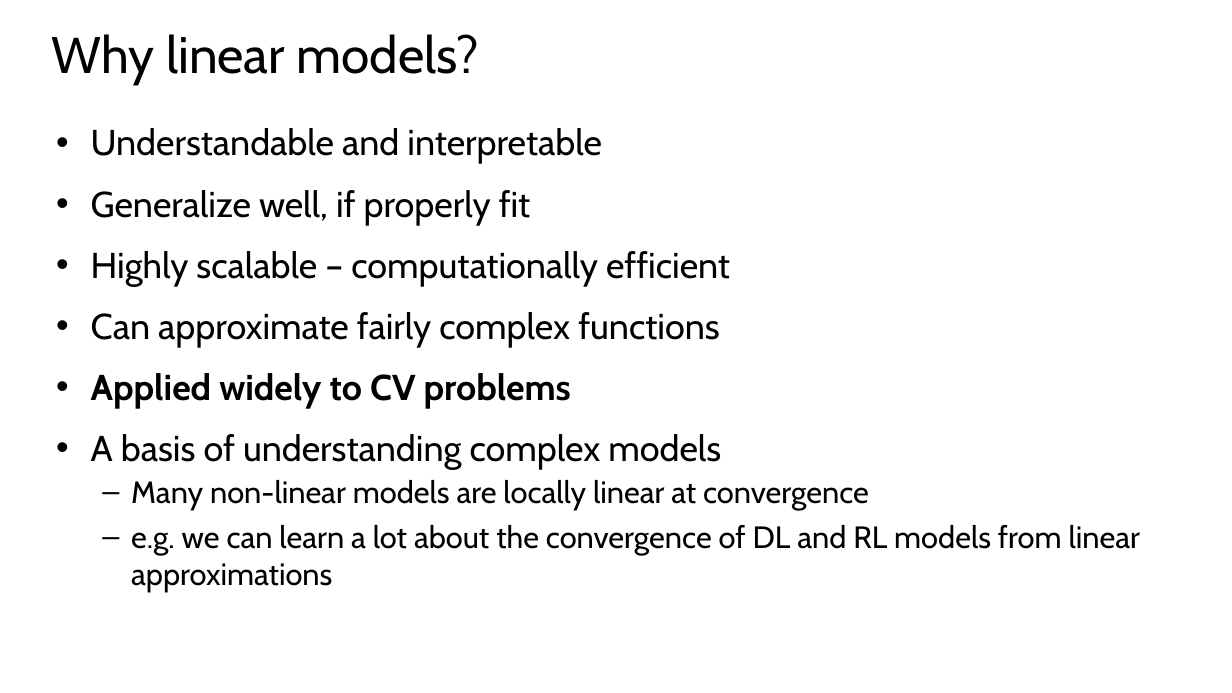
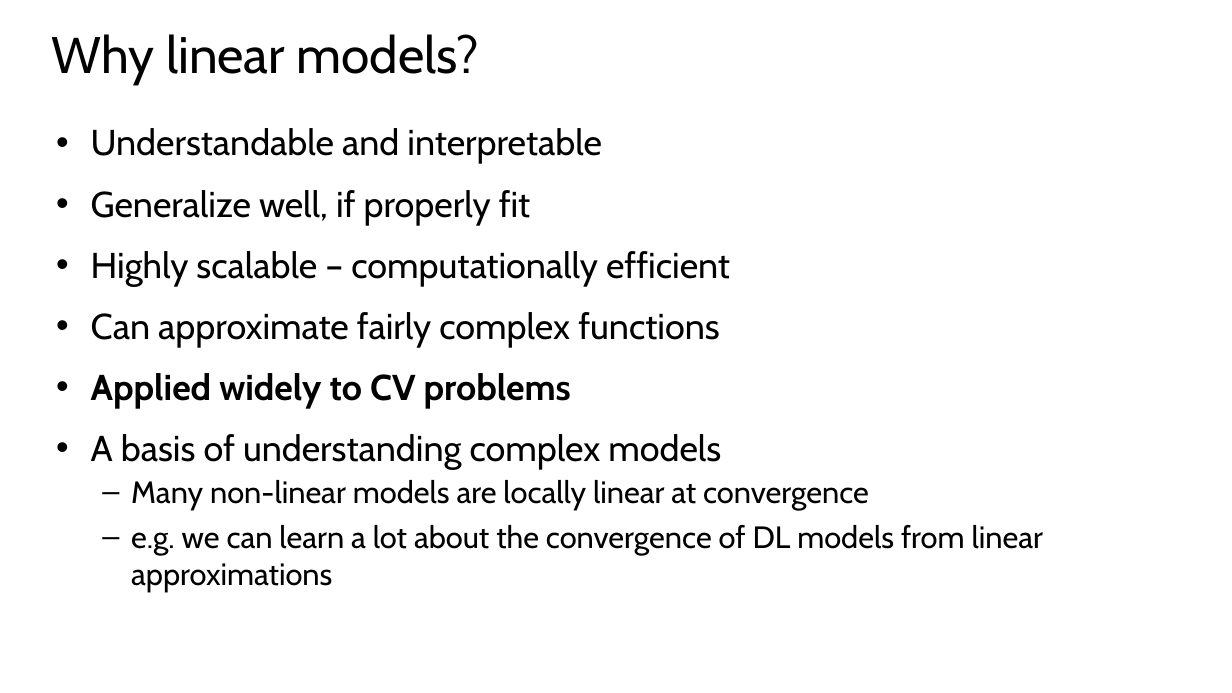
Before and after one commit to StephenElston/CSCI-E25, a slide deck: slide 6 of Slides/4_MachineLearningForCV.pptx. Drawn at 1232x693 pixels with LibreOffice and Linux fonts; fonts in the diff are those of the drawing. Boxes give left, top, right and bottom in pixels: in the first picture for what was removed or moved away, otherwise in the second. Text is boxed around its words. In the diff, an @@ line names an element or a change of style, - is before the commit and + after.

```diff
--- a/Slides/4_MachineLearningForCV.pptx
+++ b/Slides/4_MachineLearningForCV.pptx
@@ text at (131,525,1043,591): text changed @@
-  – e.g. we can learn a lot about the convergence of DL and RL models from linear approximations
+  – e.g. we can learn a lot about the convergence of DL models from linear approximations
```
Also in this commit, not shown: 18 other slides changed, 2 slides added, 1 other file.
